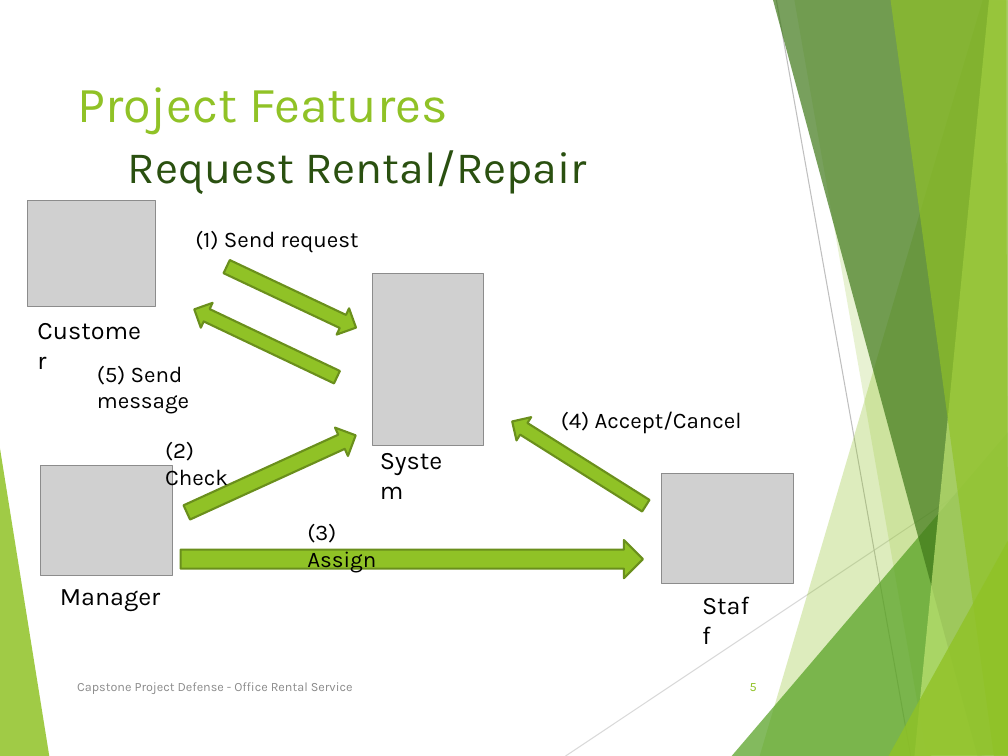
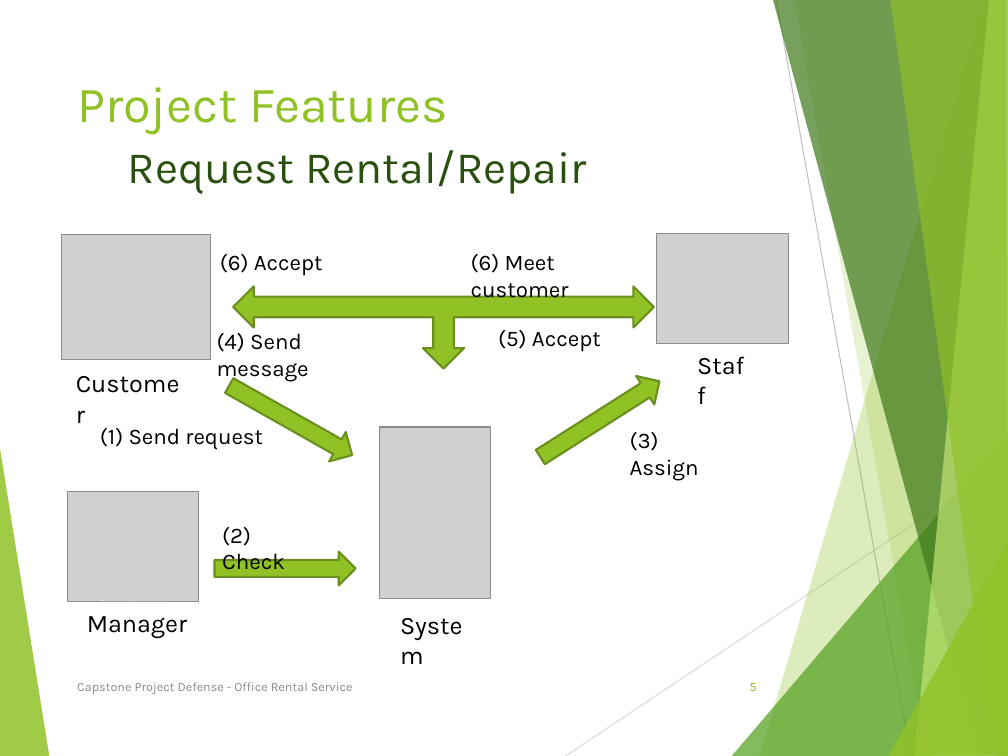
Before and after one commit to tienlx93/capstone-ors, a slide deck: slide 5 of doc/Thanh/SlidePresentation.pptx. Drawn at 1008x756 pixels with LibreOffice and Linux fonts; fonts in the diff are those of the drawing; grey boxes stand for pictures. Boxes give left, top, right and bottom in pixels: in the first picture for what was removed or moved away, otherwise in the second. Text is boxed around its words. In the diff, an @@ line names an element or a change of style, - is before the commit and + after.

Commit message:
Fix Slide

```diff
--- a/doc/Thanh/SlidePresentation.pptx
+++ b/doc/Thanh/SlidePresentation.pptx
@@ picture: place and size @@
-picture at bbox=[27, 201, 155, 307]
+picture at bbox=[61, 235, 211, 360]
@@ picture: place and size @@
-picture at bbox=[661, 474, 793, 584]
+picture at bbox=[656, 234, 788, 344]
@@ right arrow removed at bbox=[220, 253, 362, 341] @@
@@ text added at bbox=[220, 254, 323, 276], 16 pt, text #000000 @@
+(6) Accept
@@ text added at bbox=[471, 254, 555, 273], 16 pt, text #000000 @@
+(6) Meet customer
@@ text "Customer" rewrapped from bbox=[27, 308, 155, 349] to bbox=[471, 283, 569, 303] @@
@@ left right up arrow added at bbox=[233, 286, 653, 369], fill #90C226, outline #6B901C 1.5 pt @@
@@ text at bbox=[217, 333, 309, 382]: text changed @@
-(4) Accept/Cancel
+(4) Send message
@@ text added at bbox=[498, 330, 601, 352], 16 pt, text #000000 @@
+(5) Accept
@@ text "Staff": place and size @@
-text "Staff" at bbox=[692, 584, 767, 624]
+text "Staff" at bbox=[687, 344, 762, 384]
@@ text removed at bbox=[97, 366, 189, 414] @@
-(5) Send message
@@ right arrow at bbox=[220, 371, 360, 470]: rotation 205 to 29 degrees @@
@@ right arrow at bbox=[531, 367, 668, 472]: rotation 212 to 327 degrees @@
@@ text "(1) Send request": place and size @@
-text "(1) Send request" at bbox=[195, 231, 359, 253]
+text "(1) Send request" at bbox=[100, 428, 263, 450]
@@ picture: place and size @@
-picture at bbox=[373, 273, 484, 446]
+picture at bbox=[380, 427, 491, 600]
@@ text "(3) Assign": place and size @@
-text "(3) Assign" at bbox=[307, 524, 376, 573]
+text "(3) Assign" at bbox=[630, 432, 699, 481]
@@ picture: place and size @@
-picture at bbox=[40, 466, 172, 576]
+picture at bbox=[68, 492, 200, 602]
@@ text "(2) Check" rewrapped from bbox=[165, 442, 228, 492] to bbox=[222, 527, 285, 570] @@
@@ right arrow removed at bbox=[180, 540, 643, 579] @@
@@ right arrow at bbox=[215, 551, 356, 586]: rotation 335 to 0 degrees @@
@@ text "Manager": place and size @@
-text "Manager" at bbox=[60, 589, 160, 612]
+text "Manager" at bbox=[87, 616, 187, 638]
@@ text "System": place and size @@
-text "System" at bbox=[370, 439, 471, 480]
+text "System" at bbox=[390, 605, 491, 645]
```
